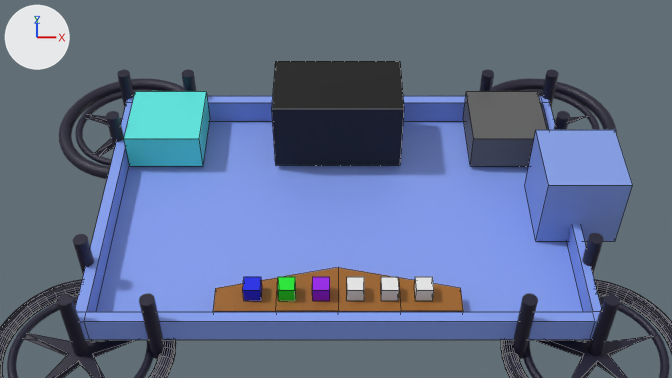
Two versions of the Blender file Habita4.0/Assets/Scenario.blend, one commit apart.
One viewpoint serves both versions: the file's camera 'Camera'. Lighting does not change. The marker at upper left points along +X, +Y and +Z. Mesh edges are drawn as thin lines on the coarser meshes.
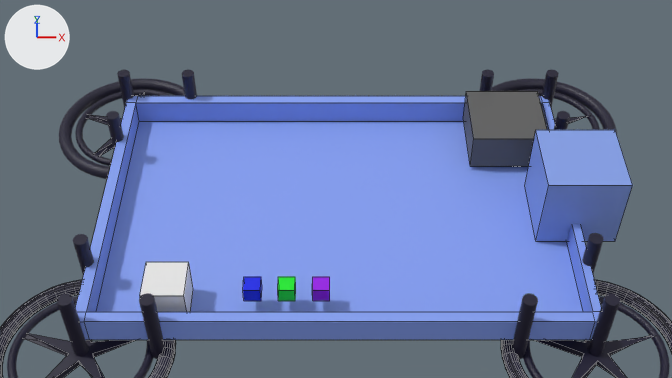
The change, as JSON lines over the scene's bpy script:
```json
{"op": "remove", "block": "ob_robot", "code": ["ob_robot = bpy.data.objects.new('Robot', me_cube_004)", "ob_robot.location = (0.0, 1.337, 0.578)", "ob_robot.scale = (0.85, 0.5, 0.5)"]}
{"op": "remove", "block": "ob_impresora_3d", "code": ["ob_impresora_3d = bpy.data.objects.new('Impresora 3d', me_cube_006)", "ob_impresora_3d.location = (-2.338, 1.337, 0.305)", "ob_impresora_3d.scale = (0.5, 0.5, 0.25)"]}
{"op": "remove", "block": "ob_mesa", "code": ["ob_mesa = bpy.data.objects.new('mesa', me_cube_007)", "ob_mesa.location = (0.0, -1.495, 0.107)", "ob_mesa.scale = (1.45, 0.25, 0.1)"]}
{"op": "set", "path": "ob_cube_003.location", "old": "(0.2, -1.5, 0.31)", "new": "(-2.0, -1.5, 0.247)"}
{"op": "set", "path": "ob_cube_003.scale", "old": "(0.1, 0.1, 0.1)", "new": "(0.25, 0.25, 0.25)"}
{"op": "remove", "block": "ob_cube_005", "code": ["ob_cube_005 = bpy.data.objects.new('Cube.005', me_cube_014)", "ob_cube_005.location = (0.6, -1.5, 0.31)", "ob_cube_005.scale = (0.1, 0.1, 0.1)"]}
{"op": "remove", "block": "ob_cube_006", "code": ["ob_cube_006 = bpy.data.objects.new('Cube.006', me_cube_015)", "ob_cube_006.location = (1.0, -1.5, 0.31)", "ob_cube_006.scale = (0.1, 0.1, 0.1)"]}
```

Pixel boxes (x1, y1, x2, y2) of what changed, in the pictures (672 x 378 px):
```json
{"object": "Robot", "change": "deleted", "before": [272, 61, 404, 165]}
{"object": "mesa", "change": "deleted", "before": [213, 268, 463, 312], "on screen": "brown"}
{"object": "Impresora 3d", "change": "deleted", "before": [124, 91, 210, 166], "on screen": "cyan"}
{"object": "Cube.003", "change": "moved, rescaled", "before": [347, 277, 364, 301], "after": [140, 262, 193, 312]}
{"object": "Cube.006", "change": "deleted", "before": [414, 277, 434, 301]}
{"object": "Cube.005", "change": "deleted", "before": [381, 277, 399, 301]}
```
